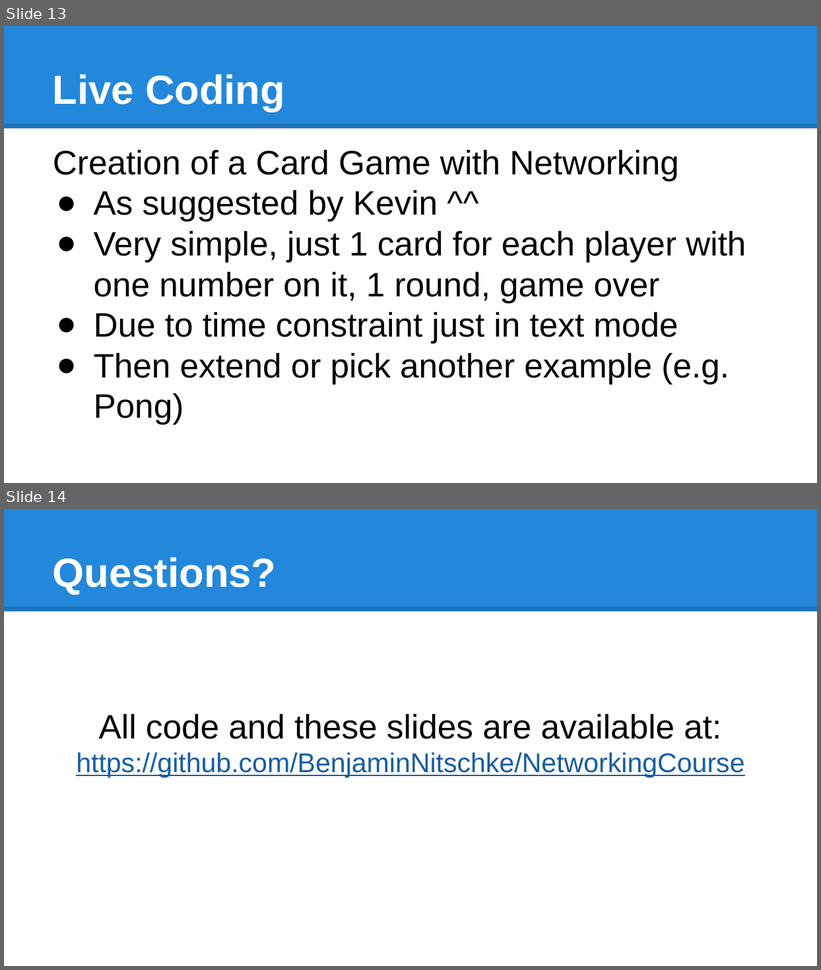
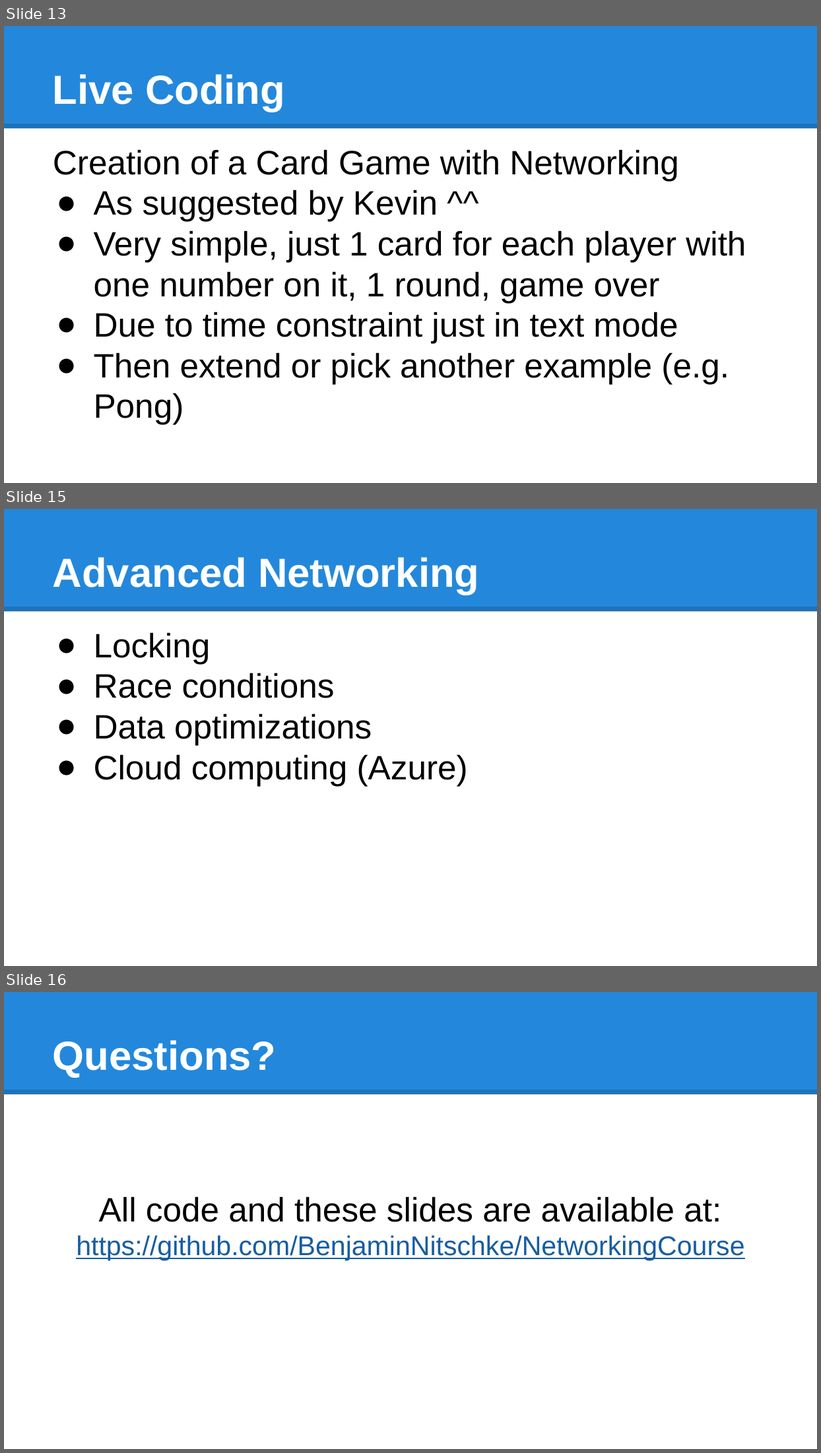
Before and after one commit to BenjaminNitschke/NetworkingCourse, a slide deck: Networking Course Games Academy July 2015.pptx. Shown one above the other, each under a label of ours: slides 13 and 14 before the commit, slides 13, 15 and 16 after it; the slides between them are not shown. The pictures are 821x970 and 821x1453 pixels, drawn with LibreOffice and Linux fonts; fonts in the diff are those of the drawing. Boxes give left, top, right and bottom in pixels: in the first picture for what was removed or moved away, otherwise in the second. Text is boxed around its words. In the diff, an @@ line names an element or a change of style, - is before the commit and + after.

Commit message:
Slide updates for day 2

```diff
--- a/Networking Course Games Academy July 2015.pptx
+++ b/Networking Course Games Academy July 2015.pptx
@@ slide 15 added at (4,509,817,966), background #FFFFFF; not listed: 2 template elements that a slide beside it also shows @@
@@ title added at (53,557,479,595), 36 pt, text #FFFFFF, bold @@
+Advanced Networking
@@ text added at (94,632,468,786), 30 pt, text #000000 @@
+● Locking
+● Race conditions
+● Data optimizations
+● Cloud computing (Azure)
@@ what was slide 14 is now slide 16 @@
```
Also in this commit, not shown: 1 other slide added.
